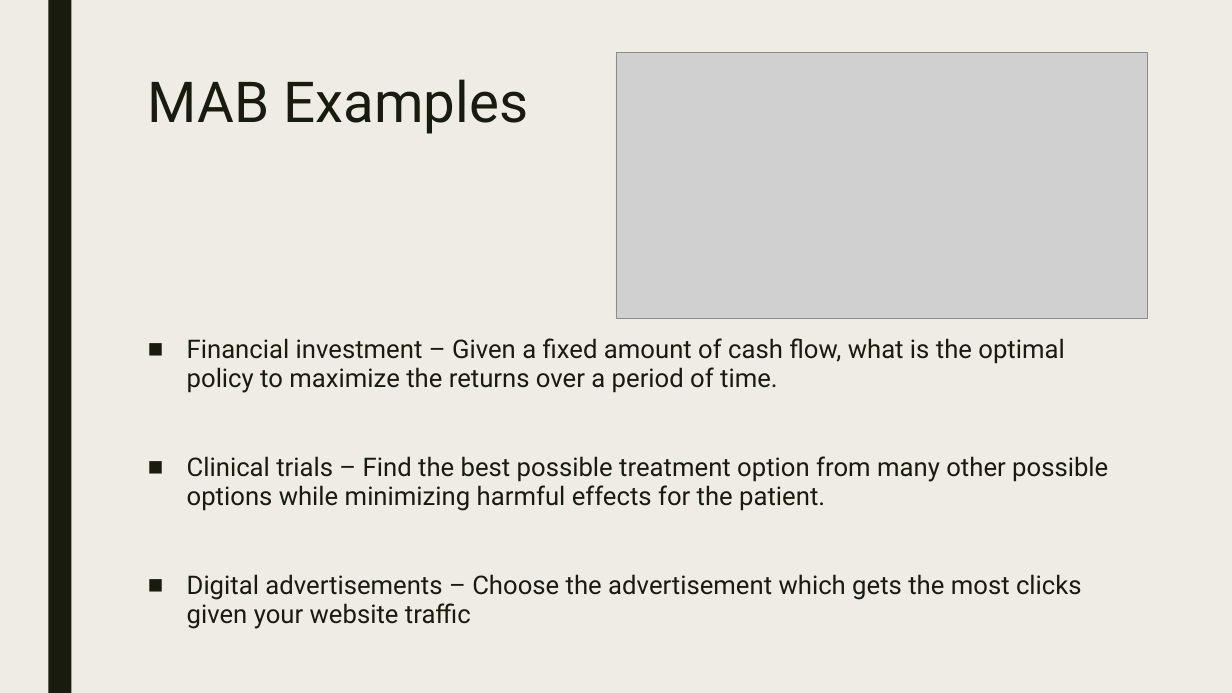
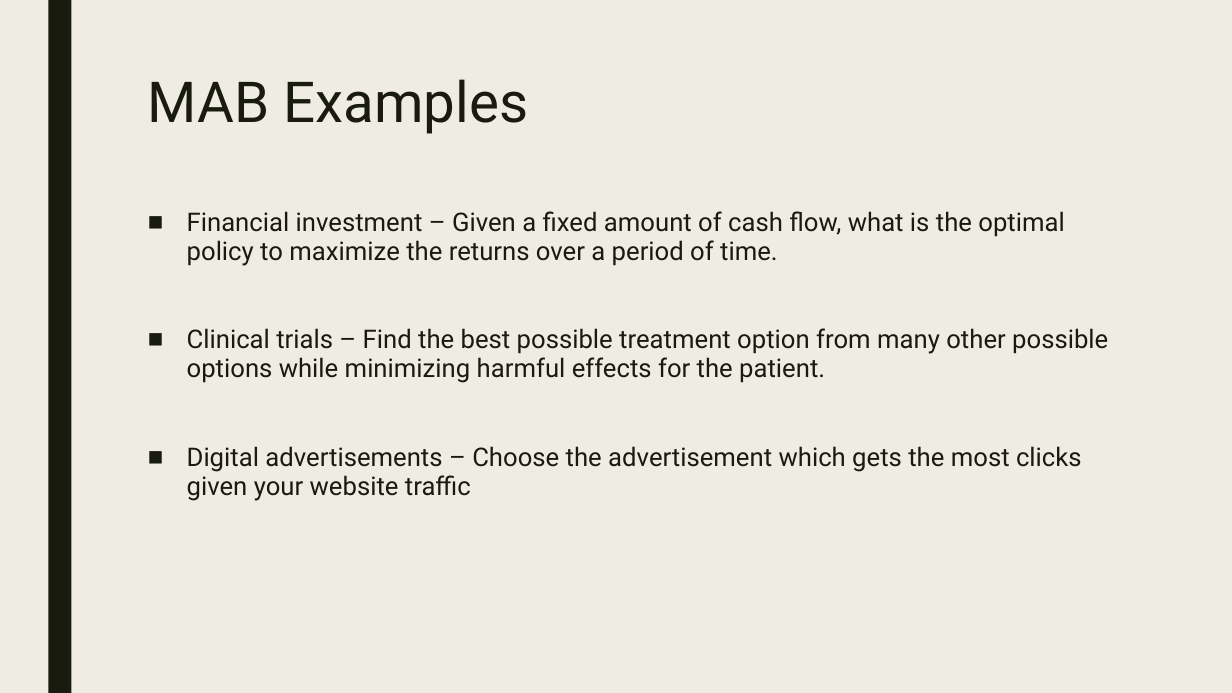
Before and after one commit to CourseReps/ECEN689-Fall2018, a slide deck: slide 5 of Students/mason-rumuly/tutorial/Thompson Sampling.pptx. Drawn at 1232x693 pixels with LibreOffice and Linux fonts; fonts in the diff are those of the drawing; grey boxes stand for pictures. Boxes give left, top, right and bottom in pixels: in the first picture for what was removed or moved away, otherwise in the second. Text is boxed around its words. In the diff, an @@ line names an element or a change of style, - is before the commit and + after.

```diff
--- a/Students/mason-rumuly/tutorial/Thompson Sampling.pptx
+++ b/Students/mason-rumuly/tutorial/Thompson Sampling.pptx
@@ picture removed at (x1=616, y1=53, x2=1148, y2=318) @@
@@ text "Financial investment – Given a ..." moved from (x1=187, y1=338, x2=1108, y2=629) to (x1=187, y1=211, x2=1108, y2=501) @@
```
Also in this commit, not shown: 2 other files.
